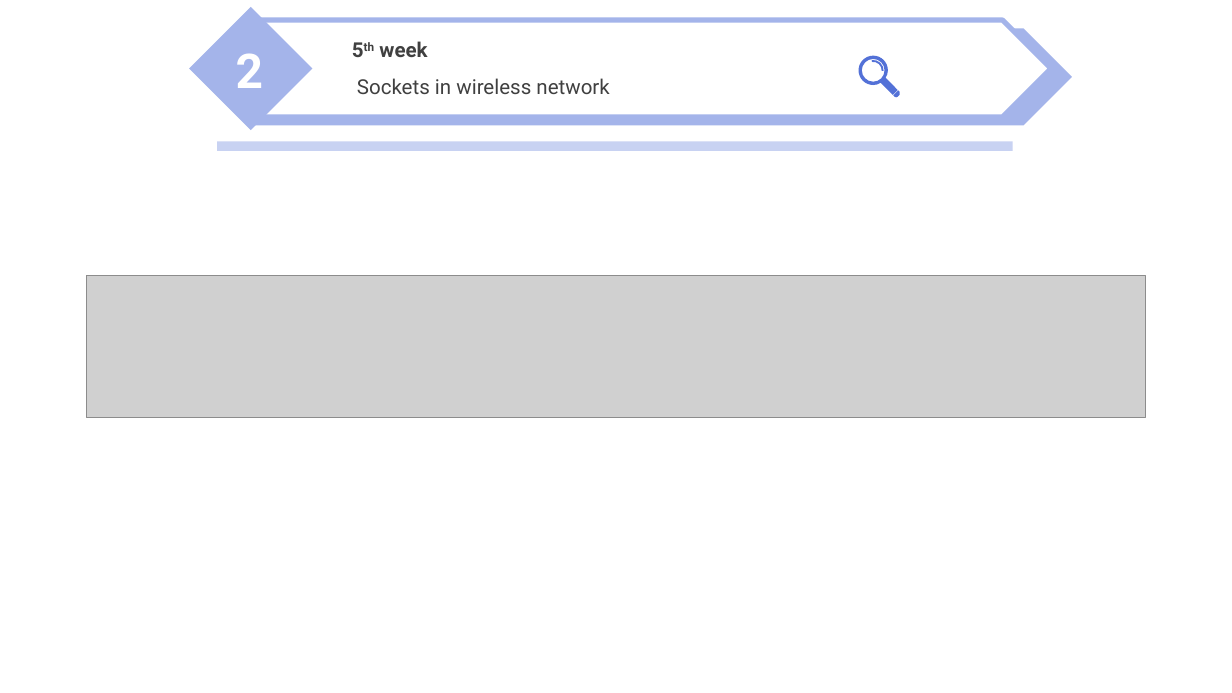
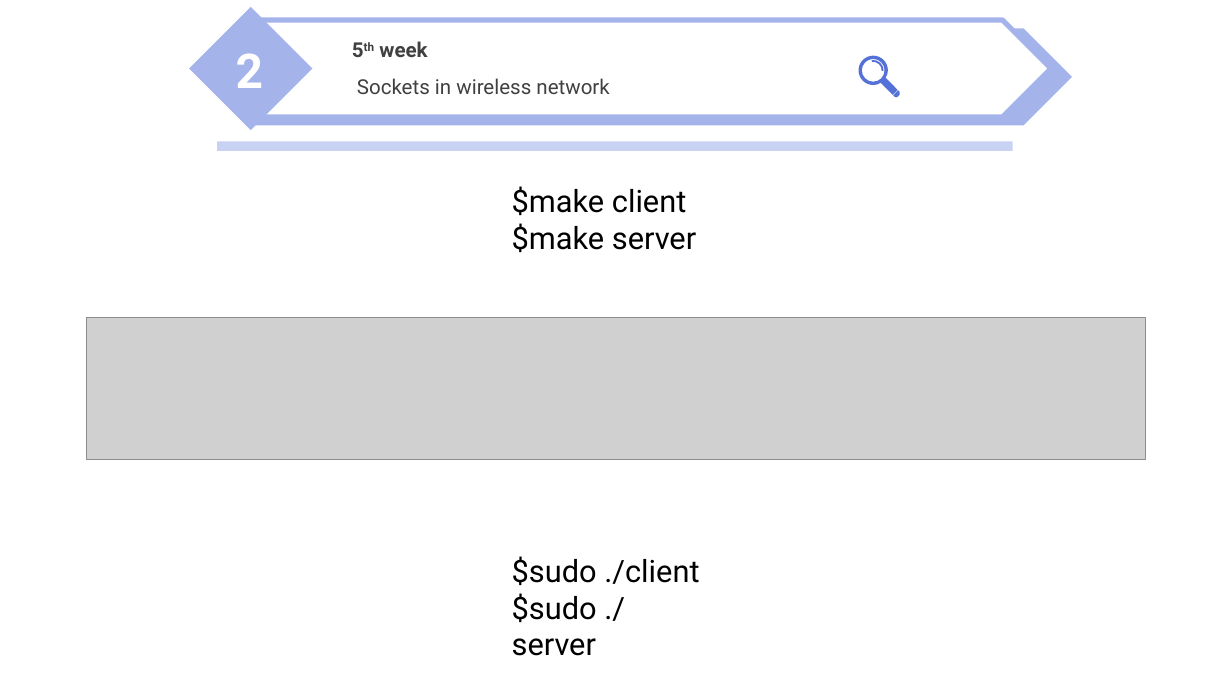
Before and after one commit to nicesick/Prototyping-Delay-Aware-V2X-Safe-Communications, a slide deck: slide 46 of presentation/presentation_2.pptx. Drawn at 1232x693 pixels with LibreOffice and Linux fonts; fonts in the diff are those of the drawing; grey boxes stand for pictures; background and template pictures are left out. Boxes give left, top, right and bottom in pixels: in the first picture for what was removed or moved away, otherwise in the second. Text is boxed around its words. In the diff, an @@ line names an element or a change of style, - is before the commit and + after.

```diff
--- a/presentation/presentation_2.pptx
+++ b/presentation/presentation_2.pptx
@@ text added at (512,186,699,656), 18 pt, text #000000 @@
+$make client
+$make server
+$sudo ./client
+$sudo ./server
@@ picture: place and size @@
-picture at (86,275,1145,418)
+picture at (86,318,1145,461)
```
Also in this commit, not shown: 1 other slide changed, 7 other files.
